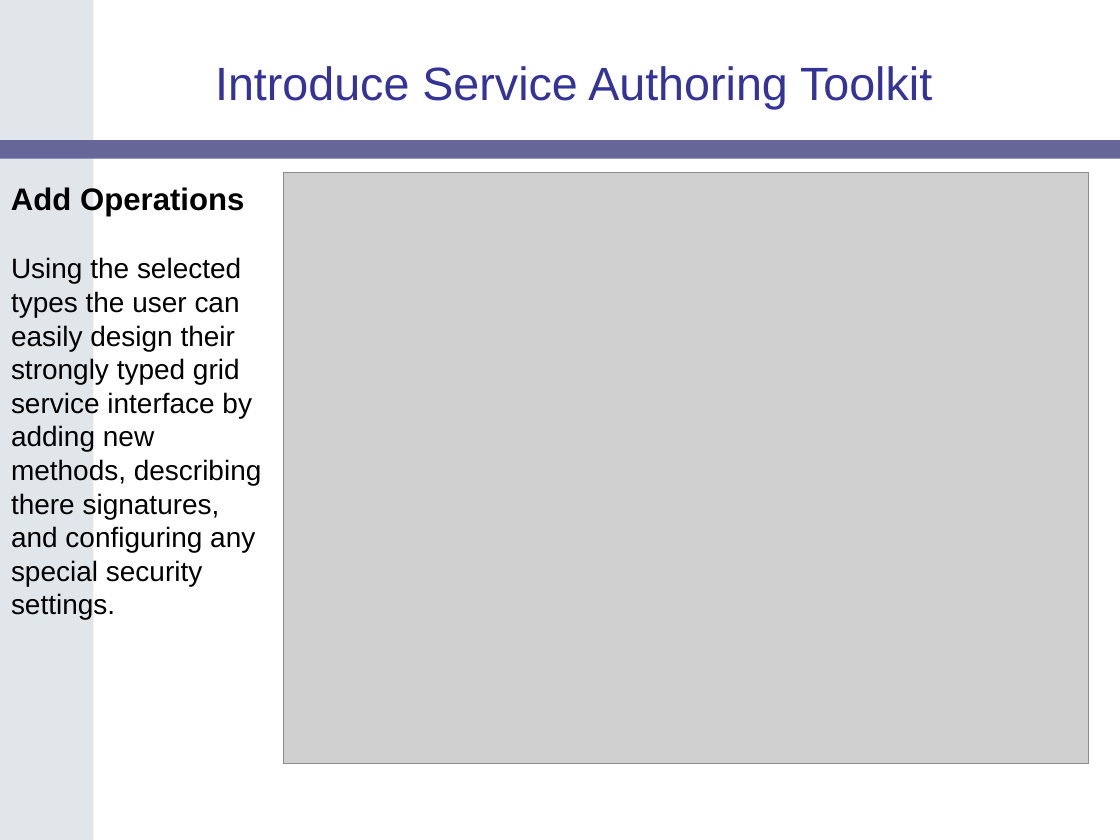
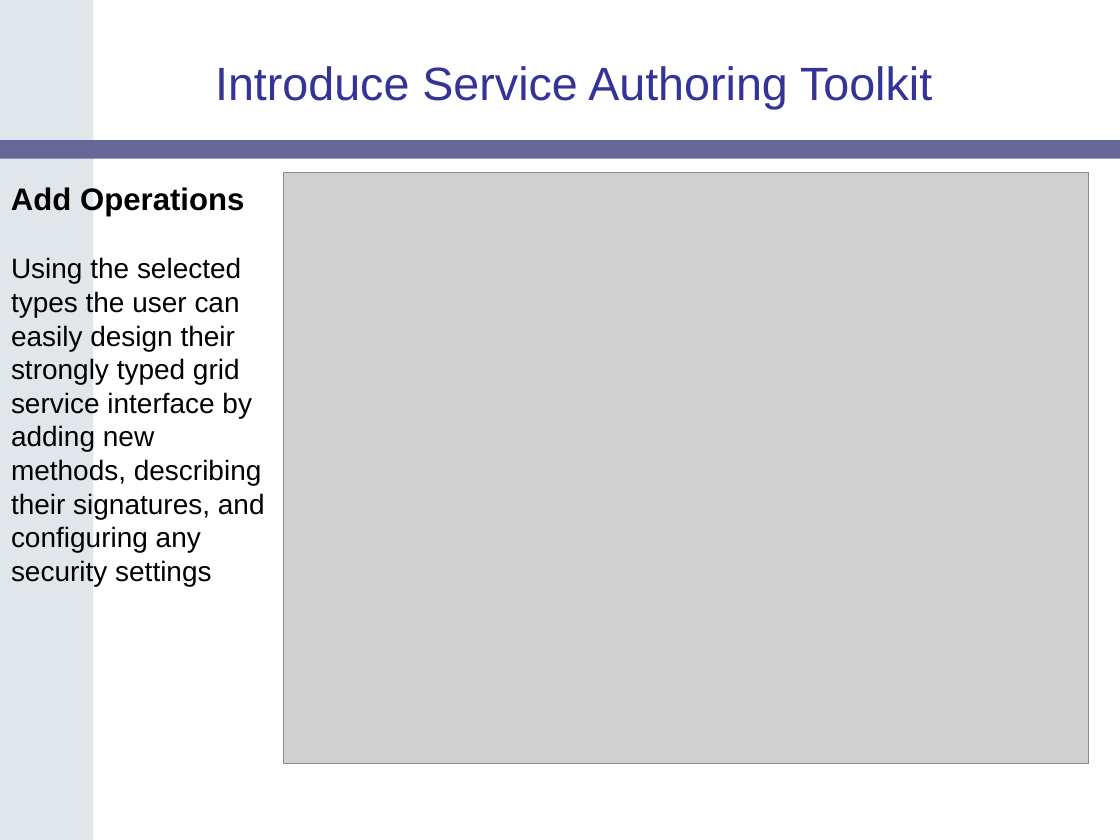
Before and after one commit to NCIP/cagrid-portal, a slide deck: slide 18 of cagrid-1-0/Documentation/presentations/200604_AnnualMeeting/caGrid-1.0-Demo.ppt. Drawn at 1120x840 pixels with LibreOffice and Linux fonts; fonts in the diff are those of the drawing; grey boxes stand for pictures; background and template pictures are left out. Boxes give left, top, right and bottom in pixels: in the first picture for what was removed or moved away, otherwise in the second. Text is boxed around its words. In the diff, an @@ line names an element or a change of style, - is before the commit and + after.

```diff
--- a/cagrid-1-0/Documentation/presentations/200604_AnnualMeeting/caGrid-1.0-Demo.ppt
+++ b/cagrid-1-0/Documentation/presentations/200604_AnnualMeeting/caGrid-1.0-Demo.ppt
@@ text at box(11, 257, 265, 586): text changed @@
-Using the selected types the user can easily design their strongly typed grid service interface by adding new methods, describing there signatures, and configuring any special security settings.
+Using the selected types the user can easily design their strongly typed grid service interface by adding new methods, describing their signatures, and configuring any security settings
```
Also in this commit, not shown: 6 other slides changed.
